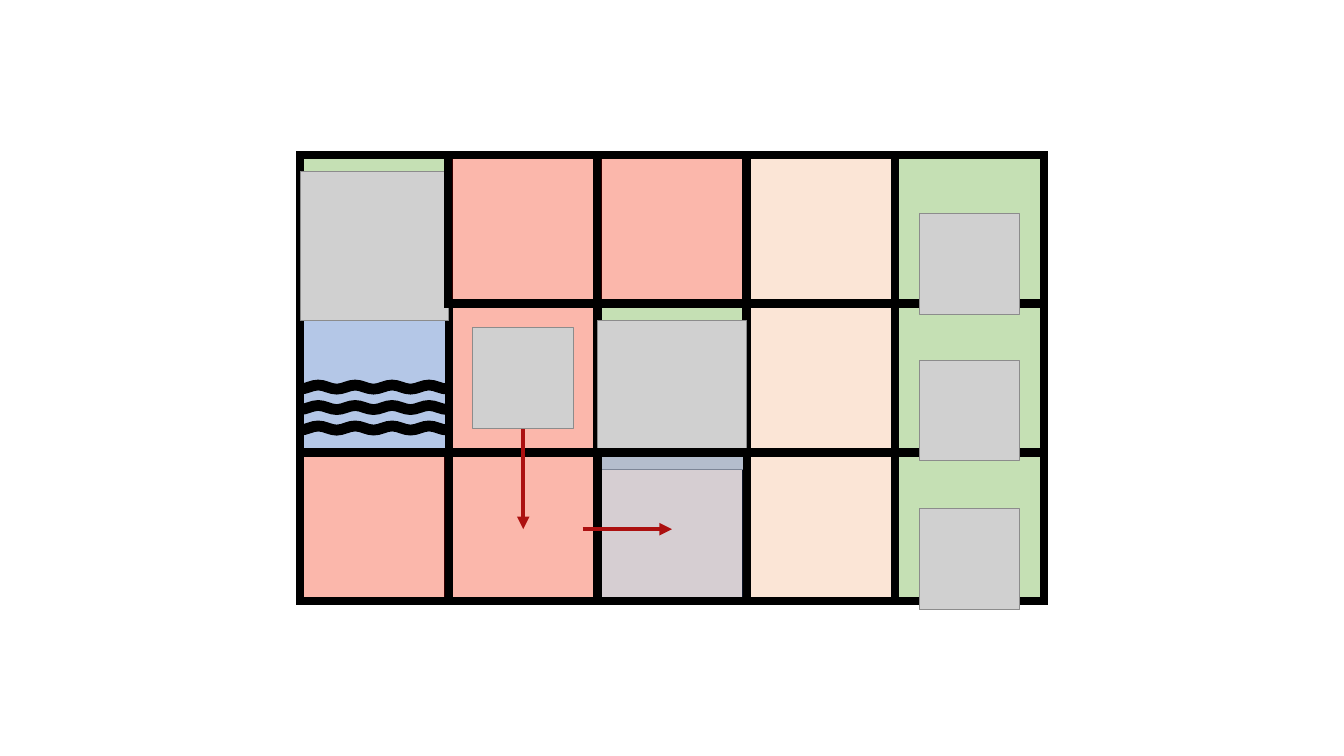
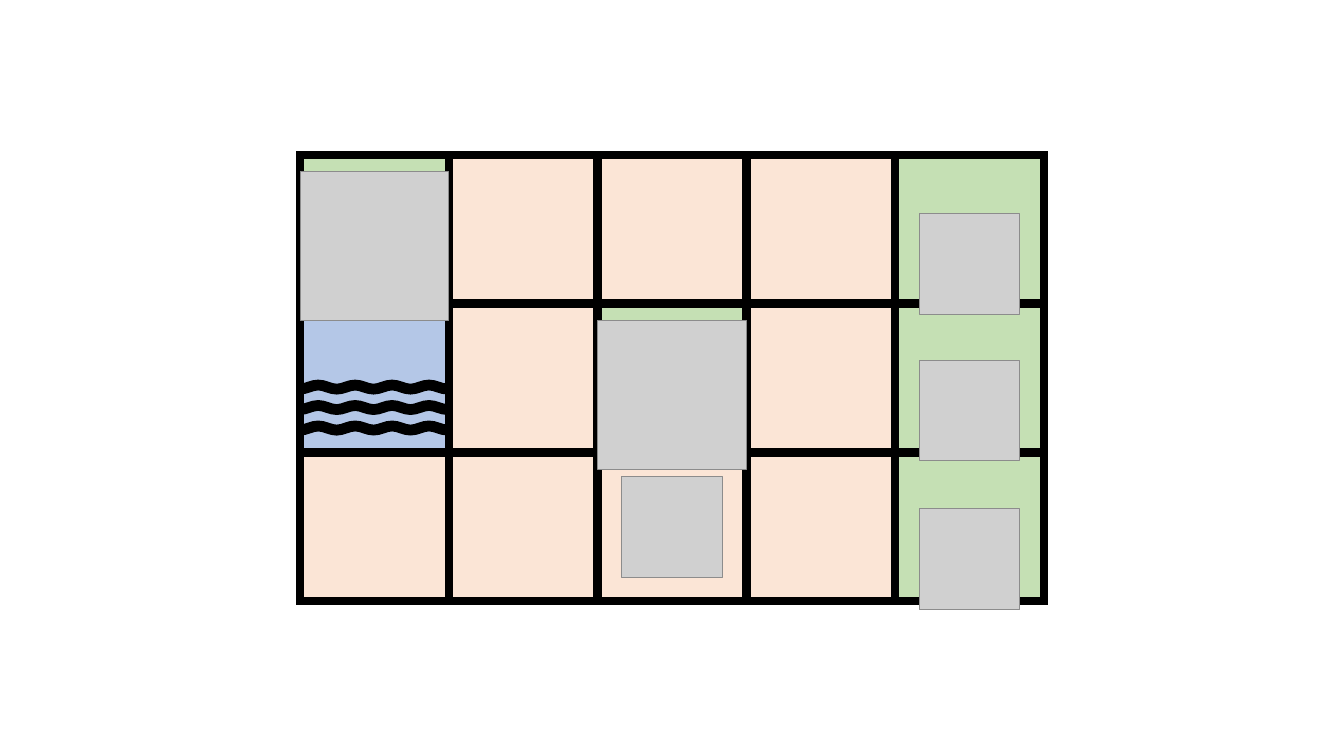
Before and after one commit to Sebastian-Whitehead/MED6_Projekt, a slide deck: slide 36 of BCI AV.pptx (slide 39 before the commit). Drawn at 1344x756 pixels with LibreOffice and Linux fonts; fonts in the diff are those of the drawing; grey boxes stand for pictures; background and template pictures are left out. Boxes give left, top, right and bottom in pixels: in the first picture for what was removed or moved away, otherwise in the second. Text is boxed around its words. In the diff, an @@ line names an element or a change of style, - is before the commit and + after.

```diff
--- a/BCI AV.pptx
+++ b/BCI AV.pptx
@@ rectangle removed at bbox=[449, 155, 598, 304] @@
@@ rectangle removed at bbox=[597, 155, 746, 304] @@
@@ rectangle removed at bbox=[449, 303, 598, 453] @@
@@ picture removed at bbox=[473, 328, 574, 429] @@
@@ arrow removed from (523, 429) to (523, 529) @@
@@ rectangle removed at bbox=[300, 453, 450, 602] @@
@@ rectangle removed at bbox=[449, 453, 598, 602] @@
@@ rectangle removed at bbox=[598, 453, 747, 602] @@
@@ picture added at bbox=[622, 477, 723, 578] @@
@@ arrow removed from (583, 529) to (673, 529) @@
```
Also in this commit, not shown: 1 other slide changed, 3 slides added, 5 slides removed, 4 other files.
